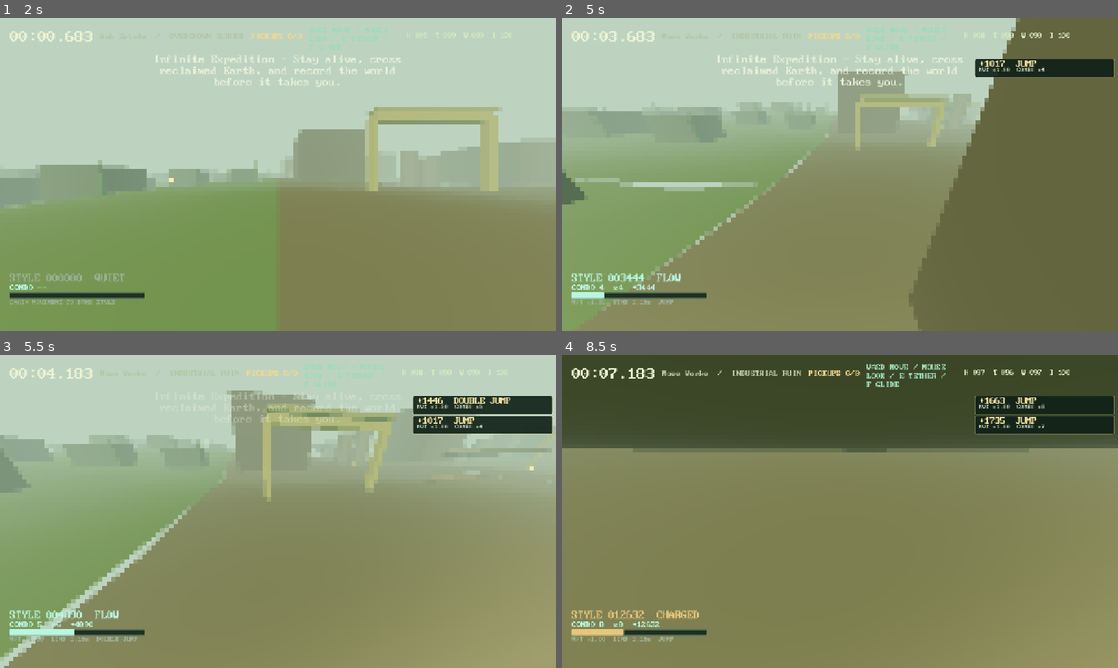
Above: before the commit, frames 1-4 (two rows, left to right).
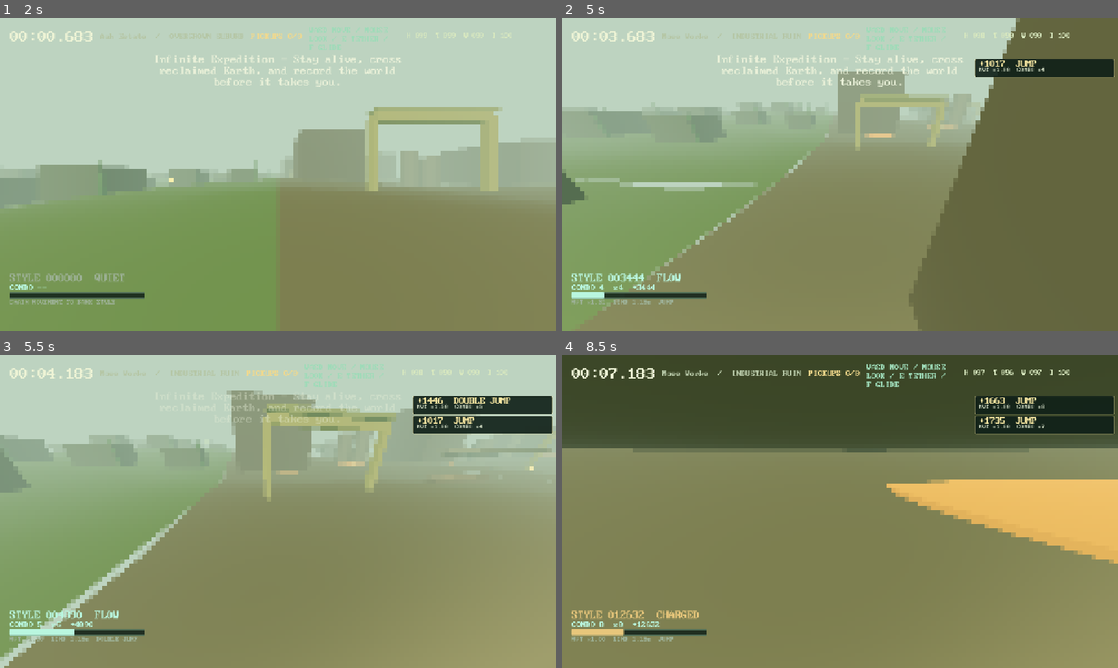
Above: after the commit, the same moments.

Repository: gongahkia/hot-cross-buns
Game: Godot game, scene res://scenes/main.tscn
The game is run twice, just before and just after one commit, with the same random seed, the same clock (stepped at 60 frames per second) and the same inputs.
Inputs (mouse positions are in pixels of both pictures, inside the frame that each line leads up to):
- Up to frame 1 (2 s): click "Choose a journey" at 0.5 s; click "Infinite Expedition SURVIVAL …" at 1.25 s
- Up to frame 2 (5 s): tap Enter at 2 s; move the mouse to (867, 174) at 2.02 s; hold W (move_forward) from 2.03 s (still down); tap Shift (dash) at 2.1 s; click (867, 174) at 2.17 s; tap Space (jump) at 2.27, 3.02, 4.52 s; move the mouse to (812, 174) at 2.77 s; tap F (glide) at 2.85 s; move the mouse to (851, 168) at 3.52 s; hold E (grapple) 3.53-4.28 s; move the mouse to (834, 180) at 4.27 s; tap Q (slam) at 4.35 s; click (834, 180) at 4.42 s
- Up to frame 3 (5.5 s): keep holding W (move_forward); move the mouse to (316, 514) at 5.02 s; hold C (slide) from 5.03 s (still down); tap Space (jump) at 5.27 s
- Up to frame 4 (8.5 s): move the mouse to (795, 508) at 5.77 s; release C (slide) at 5.78 s; tap Ctrl (sprint) at 5.85 s; tap Space (jump) at 6.02, 7.52, 8.27 s; move the mouse to (845, 511) at 6.52 s; tap Enter at 6.6 s; click (845, 511) at 6.67 s; move the mouse to (817, 505) at 7.27 s; release W (move_forward) at 7.28 s; hold D (move_right) 7.28-8.03 s; tap Tab at 7.35 s; move the mouse to (867, 511) at 8.02 s; hold W (move_forward) from 8.03 s (still down); tap Delete at 8.1 s

Frame 1 is identical in both runs. In frame 2, 0.1% of the frame differs, in the area x 54-71%, y 34-39%; in frame 3, 0.1%; in frame 4, 6.7%, in the area x 58-100%, y 39-67%.

Commit message:
Add industrial contamination fields

Diff:
--- a/scripts/world_generator.gd
+++ b/scripts/world_generator.gd
@@ -21,6 +21,7 @@
 const INDUSTRIAL_LAYOUT := preload("res://scripts/world_industrial_layout.gd")
 const INDUSTRIAL_STRUCTURES := preload("res://scripts/world_industrial_structures.gd")
 const INDUSTRIAL_TRAVERSAL := preload("res://scripts/world_industrial_traversal.gd")
+const INDUSTRIAL_HAZARDS := preload("res://scripts/world_industrial_hazards.gd")
 
 const CHUNK_SIZE := 64.0
 const REGION_SIZE := 512.0
@@ -85,6 +86,8 @@
 	if not industrial_structures.is_empty():descriptor["industrial_structures"]=industrial_structures
 	var industrial_traversal:=INDUSTRIAL_TRAVERSAL.generate(seed,chunk_x,chunk_z,industrial_layout,industrial_structures)
 	if not industrial_traversal.is_empty():descriptor["industrial_traversal"]=industrial_traversal
+	var industrial_hazards:=INDUSTRIAL_HAZARDS.generate(seed,chunk_x,chunk_z,industrial_layout,industrial_structures)
+	if not industrial_hazards.is_empty():descriptor["industrial_hazards"]=industrial_hazards
 	var city_layout:=CITY_LAYOUT.sample(self,chunk_x,chunk_z,sample_data)
 	if not city_layout.is_empty():descriptor["city_layout"]=city_layout
 	var city_arterials:=CITY_ARTERIALS.generate(seed,chunk_x,chunk_z,city_layout)
--- /dev/null
+++ b/scripts/world_industrial_hazards.gd
@@ -0,0 +1,13 @@
+class_name WorldIndustrialHazards
+extends RefCounted
+
+const RNG=preload("res://scripts/world_rng.gd")
+
+static func generate(seed:int,chunk_x:int,chunk_z:int,layout:Dictionary,structures:Dictionary)->Dictionary:
+	if layout.is_empty() or structures.is_empty():return {}
+	var factories:Array=structures.get("factories",[]);var tanks:Array=structures.get("tanks",[]);if factories.is_empty() or tanks.is_empty():return {}
+	var sources:Array=[factories[0],tanks[0]];var fields:Array=[]
+	for index in range(2):
+		var source:Dictionary=sources[index];var source_kind:="factory" if index==0 else "tank";var spread:=maxf(3.0,(float(source.width) if source_kind=="factory" else float(source.radius)*2.0)*.42);var intensity:=.35+RNG.unit(seed,chunk_x,chunk_z,1583+index)*.6
+		fields.append({"id":"industrial_contamination:%d:%d:%d"%[chunk_x,chunk_z,index],"kind":"contamination","source":source_kind,"local_x":clampf(float(source.x)+RNG.signed(seed,chunk_x,chunk_z,1601+index)*spread,3.0,61.0),"local_z":clampf(float(source.z)+RNG.signed(seed,chunk_x,chunk_z,1619+index)*spread,3.0,61.0),"radius":2.4+intensity*4.0,"intensity":intensity})
+	return {"fields":fields}
--- /dev/null
+++ b/scripts/world_industrial_hazards_test.gd
@@ -0,0 +1,22 @@
+extends SceneTree
+const LAYOUT=preload("res://scripts/world_industrial_layout.gd")
+const STRUCTURES=preload("res://scripts/world_industrial_structures.gd")
+const HAZARDS=preload("res://scripts/world_industrial_hazards.gd")
+const GENERATOR=preload("res://scripts/world_generator.gd")
+var failed:=false
+func _expect(condition:bool,message:String)->void:
+	if not condition:failed=true;push_error(message)
+func _initialize()->void:
+	var layout:=LAYOUT.generate(20260730,4,-2,{"land_use":"manufacturing","ruin_age_years":160});var structures:=STRUCTURES.generate(20260730,4,-2,layout);var result:=HAZARDS.generate(20260730,4,-2,layout,structures)
+	_expect((result.fields as Array).size()==2,"industrial contamination fields missing")
+	for field:Dictionary in result.fields:_expect(str(field.id).begins_with("industrial_contamination:") and str(field.kind)=="contamination" and str(field.source) in ["factory","tank"] and float(field.local_x)>=3.0 and float(field.local_x)<=61.0 and float(field.local_z)>=3.0 and float(field.local_z)<=61.0 and float(field.radius)>2.4 and float(field.intensity)>=.35 and float(field.intensity)<.95,"industrial contamination grammar drifted")
+	_expect(result==HAZARDS.generate(20260730,4,-2,layout,structures) and HAZARDS.generate(1,0,0,{},structures).is_empty(),"industrial contamination is not deterministic")
+	(result.fields as Array)[0]["intensity"]=0.0;_expect(float((HAZARDS.generate(20260730,4,-2,layout,structures).fields as Array)[0].intensity)>0.0,"industrial contamination leaked mutable state")
+	var generator:=GENERATOR.new(20260730);var found:=false
+	for region_z in range(-8,9):
+		for region_x in range(-8,9):
+			var chunk_x:=region_x*8;var chunk_z:=region_z*8;var descriptor:Dictionary=generator.chunk_descriptor(chunk_x,chunk_z)
+			if str(descriptor.region.family)=="industrial_ruin":found=true;_expect(descriptor.industrial_hazards==HAZARDS.generate(20260730,chunk_x,chunk_z,descriptor.industrial_layout,descriptor.industrial_structures),"industrial contamination descriptor wiring drifted");break
+		if found:break
+	_expect(found,"industrial contamination fixture found no industrial ruin")
+	quit(1 if failed else 0)
--- a/scripts/world_streamer.gd
+++ b/scripts/world_streamer.gd
@@ -256,6 +256,7 @@
 	elif family == "industrial_ruin":
 		_add_industrial_structures(root,descriptor.get("industrial_structures",{}))
 		_add_industrial_traversal(root,descriptor.get("industrial_traversal",{}))
+		_add_industrial_hazards(root,descriptor.get("industrial_hazards",{}))
 	elif family == "overgrown_suburb":
 		_add_suburb(root, chunk_x, chunk_z)
 	else:
@@ -263,7 +264,7 @@
 	var resource:=RESOURCE_PLACEMENT.for_chunk(seed,chunk_x,chunk_z,family)
 	if not resource.is_empty():_add_resource(root,resource)
 	var hazard:=HAZARD_PLACEMENT.for_chunk(seed,chunk_x,chunk_z,str(descriptor.biome),family)
-	if not hazard.is_empty():_add_hazard(root,hazard)
+	if not hazard.is_empty() and family!="industrial_ruin":_add_hazard(root,hazard)
 	if RNG.unit(seed, chunk_x, chunk_z, 419) > 0.82:
 		_add_grapple_anchor(root, chunk_x, chunk_z)
 
@@ -354,6 +355,9 @@
 		var count:=int(access.step_count);var axis:=str(access.axis);var direction:=float(access.direction)
 		for step in range(count):
 			var progress:=float(step+1)/float(count);var x:=float(access.x)-direction*float(access.run)*(1.0-progress) if axis== …(430 unchanged characters)…
+
+func _add_industrial_hazards(root:Node3D,fields:Dictionary)->void:
+	for field:Dictionary in fields.get("fields",[]):_add_hazard(root,field)
 
 func _add_suburb(root: Node3D, chunk_x: int, chunk_z: int) -> void:
 	for index in range(5):
@@ -449,6 +453,8 @@
 
 func _add_hazard(root:Node3D,record:Dictionary)->void:
 	var hazard:=Node3D.new();hazard.name="Hazard_"+str(record.id).replace(":","_");hazard.add_to_group("hazard");hazard.set_meta("hazard_id",str(record.id));hazard.set_meta("kind",str(record.kind))
+	if record.has("source"):hazard.set_meta("source",str(record.source))
+	if record.has("intensity"):hazard.set_meta("intensity",float(record.intensity))
 	hazard.position=Vector3(float(record.local_x),ground_height(root.global_position+Vector3(float(record.local_x),0.0,float(record.local_z)))+.06,float(record.local_z))
 	var marker:=MeshInstance3D.new();var mesh:=CylinderMesh.new();var radius:=float(record.get("radius",2.2));mesh.top_radius=radius;mesh.bottom_radius=radius;mesh.height=.12;marker.mesh=mesh
 	var color:=Color("#8c7a43")
Not shown, added: docs/industrial-ruin-contamination.md
